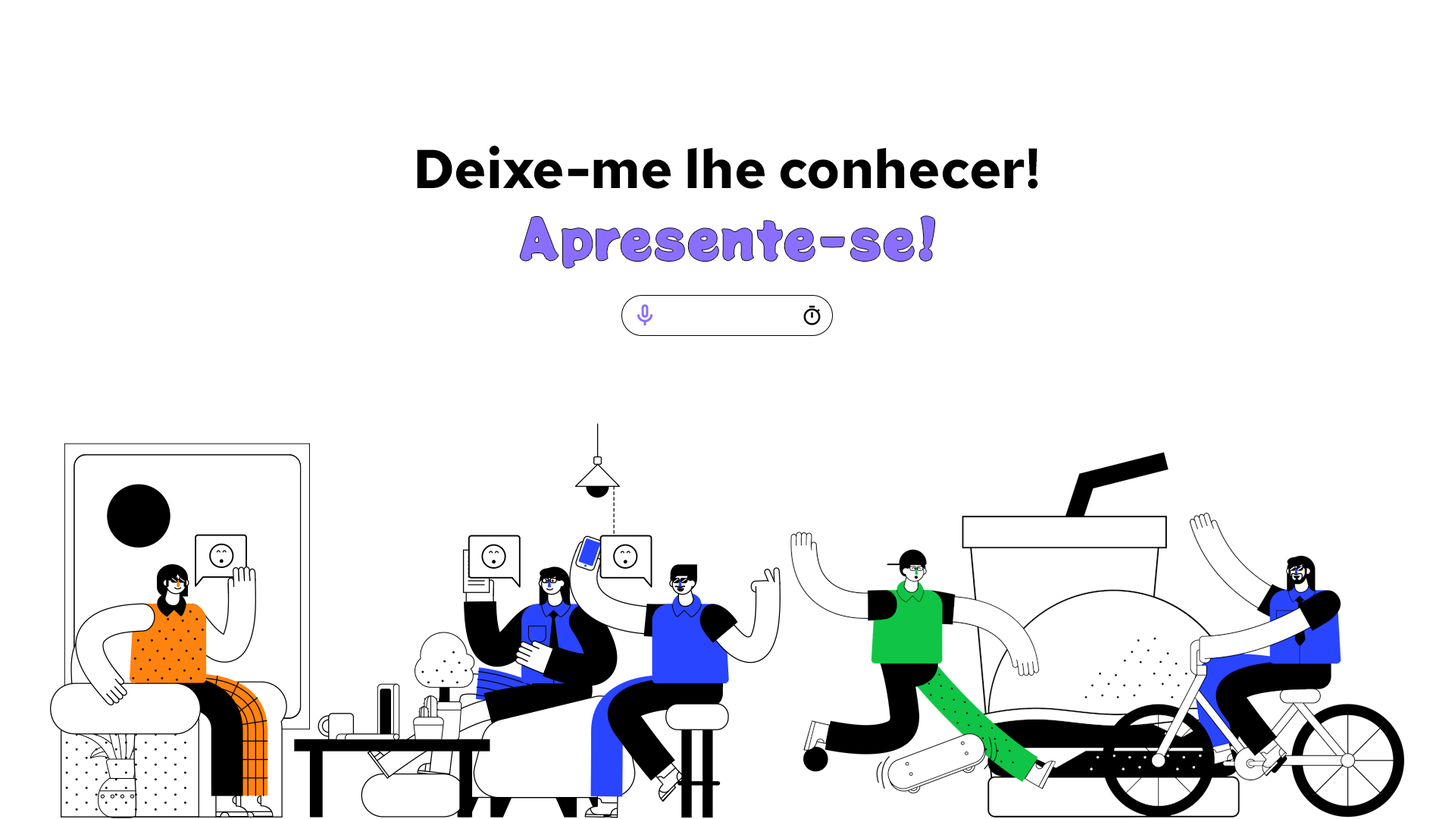
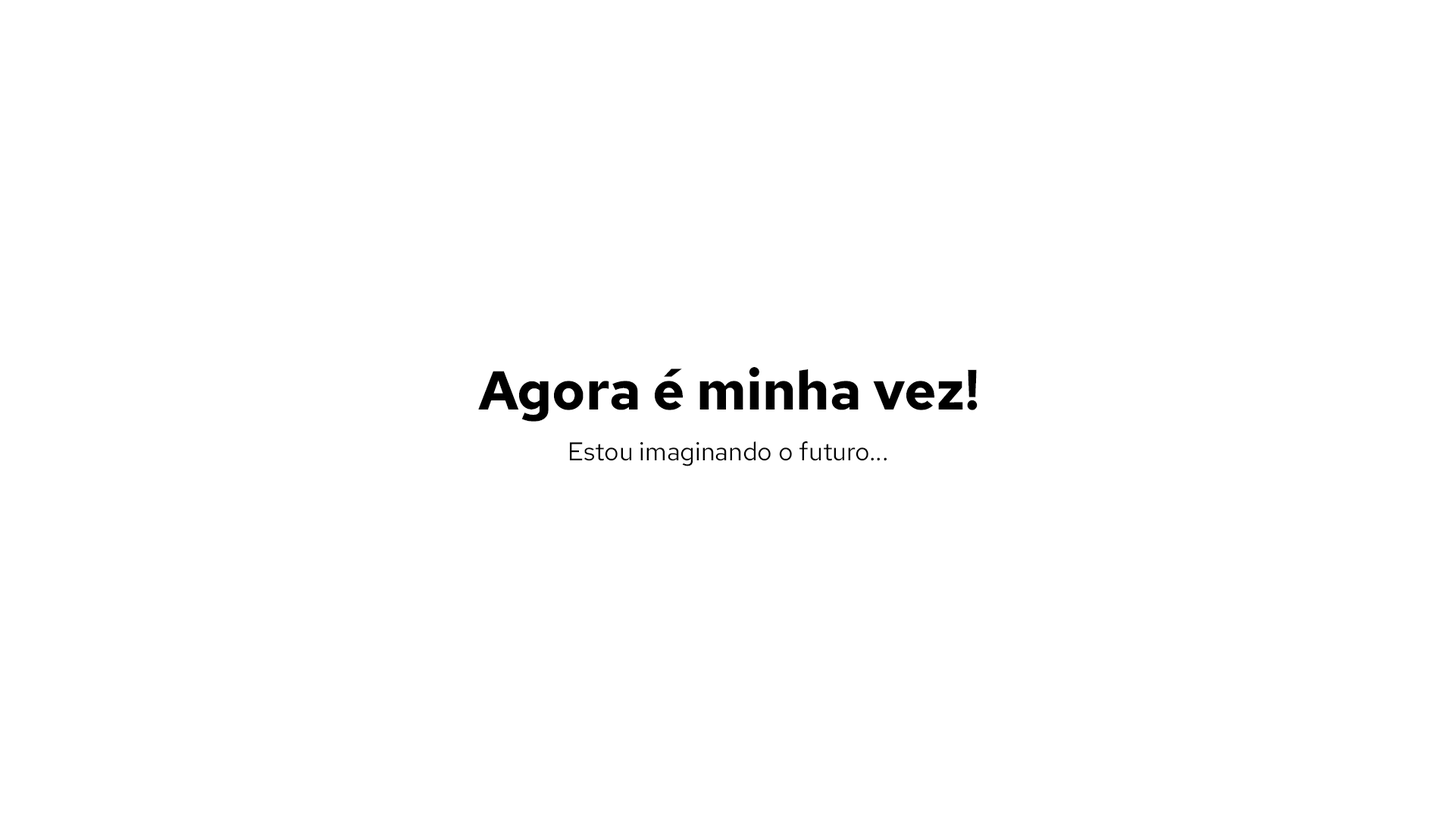
Layer changes from the first 1455x819 image to the second:
removed layer "a707c0dd2c68e3a7ff20b5c220af10fd" over [left=790, top=451, right=1406, bottom=818]
removed layer "Shiny Happy Party Time" over [left=50, top=422, right=781, bottom=818]
removed group "Group 1" (3 layers) over [left=621, top=294, right=834, bottom=336]
removed layer "Timer" from group "Group 1" over [left=803, top=305, right=821, bottom=326]
removed layer "Rectangle 1" from group "Group 1" over [left=621, top=294, right=834, bottom=336]
removed layer "Mic" from group "Group 1" over [left=636, top=303, right=654, bottom=326]
removed layer "Apresente-se!" over [left=519, top=216, right=936, bottom=268]
added layer "Estou imaginando o futuro..." above "Agora é minha vez!" over [left=570, top=441, right=887, bottom=467]
renamed "Deixe-me lhe conhecer!" to "Agora é minha vez!", painted on it over [left=416, top=145, right=1039, bottom=422]
